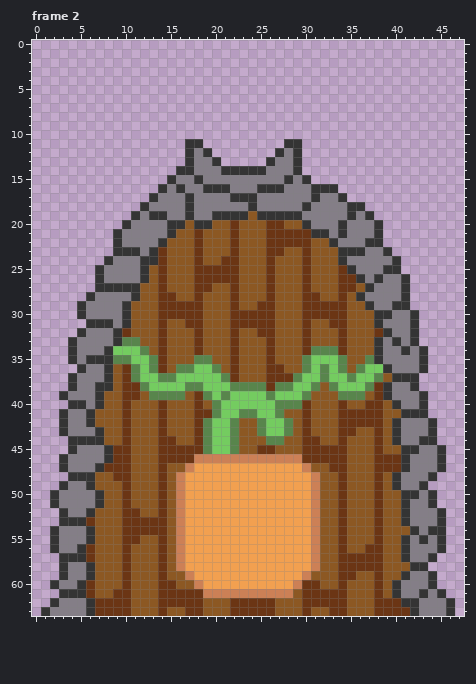
One commit to this pixel-art file: SpookyJam/Assets/Images/Doors/BaseDoor.aseprite. This is how it looked before the edit.
48x64 pixels, 8 frames. Shown: frame 2. The commit also changed other frames, which this record leaves out.
Now the later version:
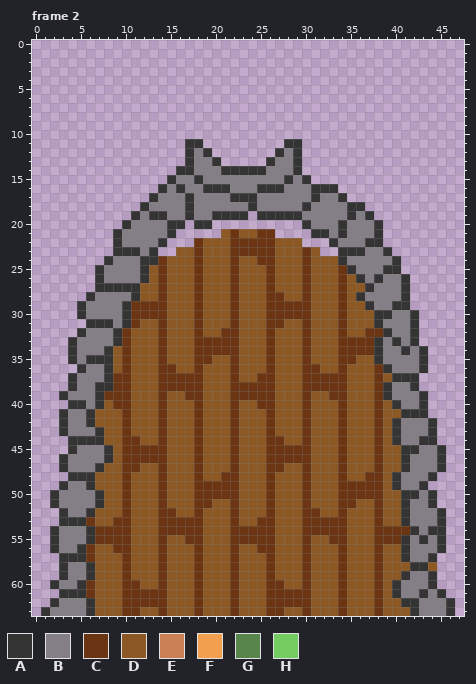
Palette (. is transparent): A #343434  B #847e87  C #6b3514  D #8c5823  E #cc8056  F #f2a050  G #58854c  H #74cc60
Changes in this commit:
layer "Wood" now hidden
layer "Wood_Lowering" added
layer "Lock" now hidden
--- frame 2
@@ x 0..47 @@
 18 ............ABBBBABBBBBBABBBBBABBBBAA...........
-19 ...........ABAABBABBAAAADAAAAABBBBBABA..........
-20 ..........ABBBBAADAADDCDDDCCDDABBBABBBA.........
-21 .........ABBBBBADDCDDDCDDDCCCCCAABABBBA.........
-22 .........ABBBBADDDCDDDCDDDCCCCCDDABBBAA.........
-23 .........AAABACDDDCDDDCDDDCCDDCDDDAAABBA........
-24 ........ABBBAACDDDCDDCCDDDCDDDCDDDABBBBBA.......
-25 .......ABBBBADCDDDCCCCCDDDCDDDCDDDCABBBAA.......
-26 .......ABBBBADCDDDCCCCCDDDCDDDCDDDCCABABBA......
-27 .......AAAAADDCDDDCCDDCDDDCDDDCDDDCCDABBBA......
-28 ......ABBBBADDCCDDCDDDCDDDCDDDCCDDCDABBBBA......
-29 .....ABBBBADDDCCCCCDDDCDDCCDDDCCCCCDDABBAA......
-30 .....ABBBBADDDCCCCCDDDCCCCCDDDCCCCCDDDAABBA.....
-31 ......AAABADDDCDDCCDDDCCCCCDDDCDDCCDDDABBBA.....
-32 .....ABBBACDDDCDDDCDDDCDDCCDDDCDDDCDDDCABBA.....
-33 ....ABBBBAGGDDCDDDCDDDCDDDCDDDCDDDCDDDABABA.....
-34 ....ABBBAHHHGDCDDDCDDDCDDDCDDDCGGGCDDDABBABA....
-35 ....ABAAAGGHHGCDDDGGDDCDDDCDDDGHHHGDDGABBBBA....
-36 .....ABBADCGHGCDGGHHGDCDDDCCDDGHGHGDGHHABBBA....
-37 ....ABBBADCGHHGGHHHHHGCDDDCCCGHHGHHGHHGDAAA.....
-38 ....ABBAADCCGHHHHGGHHHGGGGCGGHHGDGHHHGCABBA.....
-39 ...ABBBADDCCDGGGGDCGHGHHHHGHHHGDDDGGGDCABBBA....
-40 ....AABADDCDDDCDDDCDGHHHHHHGGGCDDDCDDCCDABBA....
-41 ...ABBADDDCDDDCDDDCCGHHGGHHGDDCDDDCCCCCDDAAA....
-42 ...ABBADDDCDDDCDDDCGHHGDDGHHGDCDDDCCCCCDABBBA...
-43 ...ABBBADDCDDDCDDDCGHHGDDGHHGDCDDDCCDDCDABBBA...
-44 ....AAAADDCDDDCCDDCGHHGDDDGGDDCCDDCDDDCDABBAA...
-45 ....ABBBACCDDDCCCCCGHHGDDCCDDDCCCCCDDDCDDAABBA..
-46 ...ABBBBACCDDDCCCCEEEEEEEEEEEECCCCCDDDCCCABBBA..
-47 ...ABBBACCCDDDCDDEFFFFFFFFFFFFEDDCCDDDCCCABBBA..
-48 ....AAADDCCDDDCDEFFFFFFFFFFFFFFEDDCDDDCDABBBA...
-49 ...ABBADDDCDDDCDEFFFFFFFFFFFFFFEDDCDDDCDABBA....
-50 ..ABBBBADDCDDDCDEFFFFFFFFFFFFFFEDDCDDDCDDAABA...
-51 ..ABBBBADDCDDDCDEFFFFFFFFFFFFFFEDDCDDDCDDABBA...
-52 ...ABBADDDCCDDCDEFFFFFFFFFFFFFFEDDCDDDCDDABBBA..
-53 ...AAACDDDCCCCCDEFFFFFFFFFFFFFFEDDCDDDCDDABBBA..
-54 ..ABBBADDDCCCCCDEFFFFFFFFFFFFFFEDDCDDDCDDDABAA..
-55 ..ABBBADDDCCDDCDEFFFFFFFFFFFFFFEDDCDDDCDDABABA..
-56 ..ABBACDDDCDDDCDEFFFFFFFFFFFFFFEDDCDDCCDDABBBA..
-57 ...AAACDDDCDDDCDEFFFFFFFFFFFFFFEDDCCCCCDDABBA...
-58 ...ABBADDDCDDDCDEFFFFFFFFFFFFFFEDDCCCCCDDDAA....
-59 ...ABBADDDCDDDCDDEFFFFFFFFFFFFEDDDCCDDCDDABBA...
-60 ..ABBACDDDCDDDCCDDEFFFFFFFFFFECCDDCDDDCDABBBA...
-61 ...AAACDDCCDDDCCCCCEEEEEEEEEEDCCCCCDDDCDABBABA..
-62 ..ABBBACCCCDDDCCCCCDDDCCCCCDDDCCCCCDDDCCCAABBBA.
-63 .ABBBBACCCCDDDCDDCCDDDCCCCCDDDCDDCCDDDCCCCABBBA.
+19 ...........ABAABBABBAAAA.AAAAABBBBBABA..........
+20 ..........ABBBBAA.AA..........ABBBABBBA.........
+21 .........ABBBBBA.....DCDDCC....AABABBBA.........
+22 .........ABBBBA...CDDDCCCCCDDD...ABBBAA.........
+23 .........AAABA..DDCDDDCCCCCDDDCD..AAABBA........
+24 ........ABBBAACDDDCDDDCDDCCDDDCDDDABBBBBA.......
+25 .......ABBBBADCDDDCDDDCDDDCDDDCDDDCABBBAA.......
+26 .......ABBBBADCDDDCDDDCDDDCDDDCDDDCDABABBA......
+27 .......AAAAADDCDDDCDDDCDDDCDDDCDDDCDDABBBA......
+28 ......ABBBBADDCDDDCDDDCDDDCCDDCDDDCDABBBBA......
+29 .....ABBBBACCCCDDDCDDDCDDDCCCCCDDDCDDABBAA......
+30 .....ABBBBACCCCDDDCDDDCDDDCCCCCDDDCDDDAABBA.....
+31 ......AAABACDDCDDDCDDDCDDDCCDDCDDDCDDDABBBA.....
+32 .....ABBBACDDDCDDDCDDCCDDDCDDDCDDDCDDCCABBA.....
+33 ....ABBBBACDDDCDDDCCCCCDDDCDDDCDDDCCCCABABA.....
+34 ....ABBBADCDDDCDDDCCCCCDDDCDDDCDDDCCCCABBABA....
+35 ....ABAAADCDDDCDDDCCDDCDDDCDDDCDDDCCDDABBBBA....
+36 .....ABBADCDDDCCDDCDDDCDDDCDDDCCDDCDDDCABBBA....
+37 ....ABBBACCDDDCCCCCDDDCDDCCDDDCCCCCDDDCDAAA.....
+38 ....ABBAACCDDDCCCCCDDDCCCCCDDDCCCCCDDDCABBA.....
+39 ...ABBBACCCDDDCDDCCDDDCCCCCDDDCDDCCDDDCABBBA....
+40 ....AABADCCDDDCDDDCDDDCDDCCDDDCDDDCDDDCDABBA....
+41 ...ABBADDDCDDDCDDDCDDDCDDDCDDDCDDDCDDDCDDAAA....
+42 ...ABBADDDCDDDCDDDCDDDCDDDCDDDCDDDCDDDCDABBBA...
+43 ...ABBBADDCDDDCDDDCDDDCDDDCDDDCDDDCDDDCDABBBA...
+44 ....AAAADDCCDDCDDDCDDDCDDDCCDDCDDDCDDDCDABBAA...
+45 ....ABBBADCCCCCDDDCDDDCDDDCCCCCDDDCDDDCDDAABBA..
+46 ...ABBBBADCCCCCDDDCDDDCDDDCCCCCDDDCDDDCDDABBBA..
+47 ...ABBBADDCCDDCDDDCDDDCDDDCCDDCDDDCDDDCDDABBBA..
+48 ....AAADDDCDDDCDDDCDDCCDDDCDDDCDDDCDDCCDABBBA...
+49 ...ABBADDDCDDDCDDDCCCCCDDDCDDDCDDDCCCCCDABBA....
+50 ..ABBBBADDCDDDCDDDCCCCCDDDCDDDCDDDCCCCCDDAABA...
+51 ..ABBBBADDCDDDCDDDCCDDCDDDCDDDCDDDCCDDCDDABBA...
+52 ...ABBADDDCDDDCCDDCDDDCDDDCDDDCCDDCDDDCDDABBBA..
+53 ...AAACDDCCDDDCCCCCDDDCDDCCDDDCCCCCDDDCDDABBBA..
+54 ..ABBBACCCCDDDCCCCCDDDCCCCCDDDCCCCCDDDCCCCABAA..
+55 ..ABBBACCCCDDDCDDCCDDDCCCCCDDDCDDCCDDDCCCABABA..
+56 ..ABBACDDCCDDDCDDDCDDDCDDCCDDDCDDDCDDDCDDABBBA..
+57 ...AAACDDDCDDDCDDDCDDDCDDDCDDDCDDDCDDDCDDABBA...
+58 ...ABBADDDCDDDCDDDCDDDCDDDCDDDCDDDCDDDCDDDAAD...
+59 ...ABBADDDCDDDCDDDCDDDCDDDCDDDCDDDCDDDCDDABBA...
+60 ..ABBACDDDCCDDCDDDCDDDCDDDCCDDCDDDCDDDCDABBBA...
+61 ...AAACDDDCCCCCDDDCDDDCDDDCCCCCDDDCDDDCDABBABA..
+62 ..ABBBADDDCCCCCDDDCDDDCDDDCCCCCDDDCDDDCDDAABBBA.
+63 .ABBBBADDDCCDDCDDDCDDDCDDDCCDDCDDDCDDDCDDDABBBA.
Boxes around the changes in both pictures, in picture pixels (x1, y1, x2, y2):
changed: (95, 211, 437, 616)
